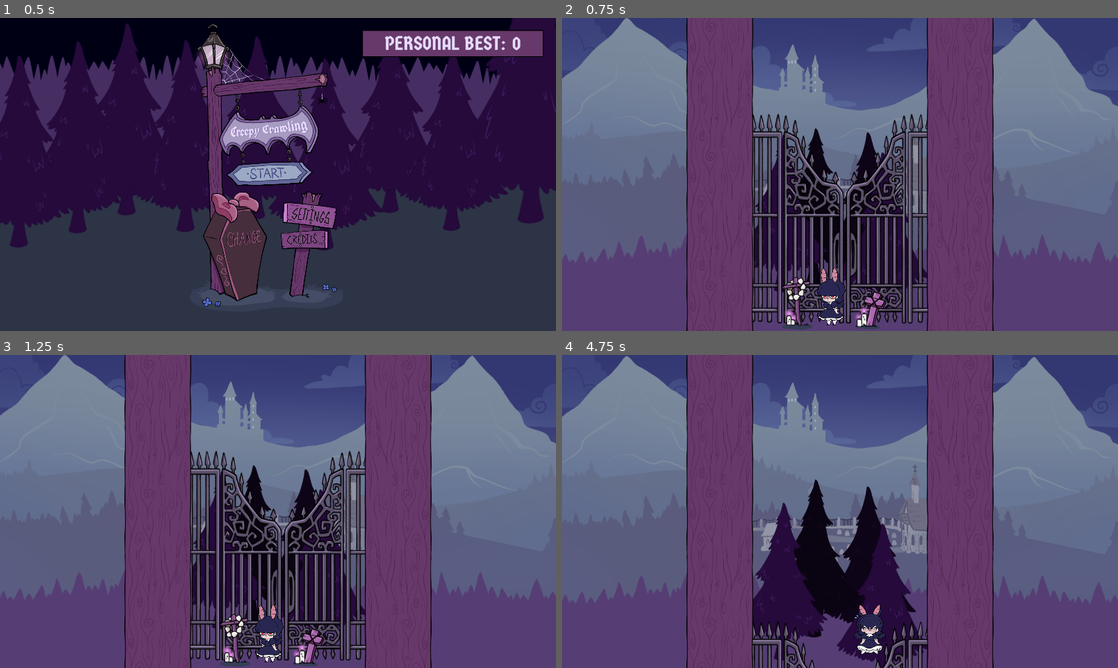
Above: before the commit, frames 1-4 (two rows, left to right).
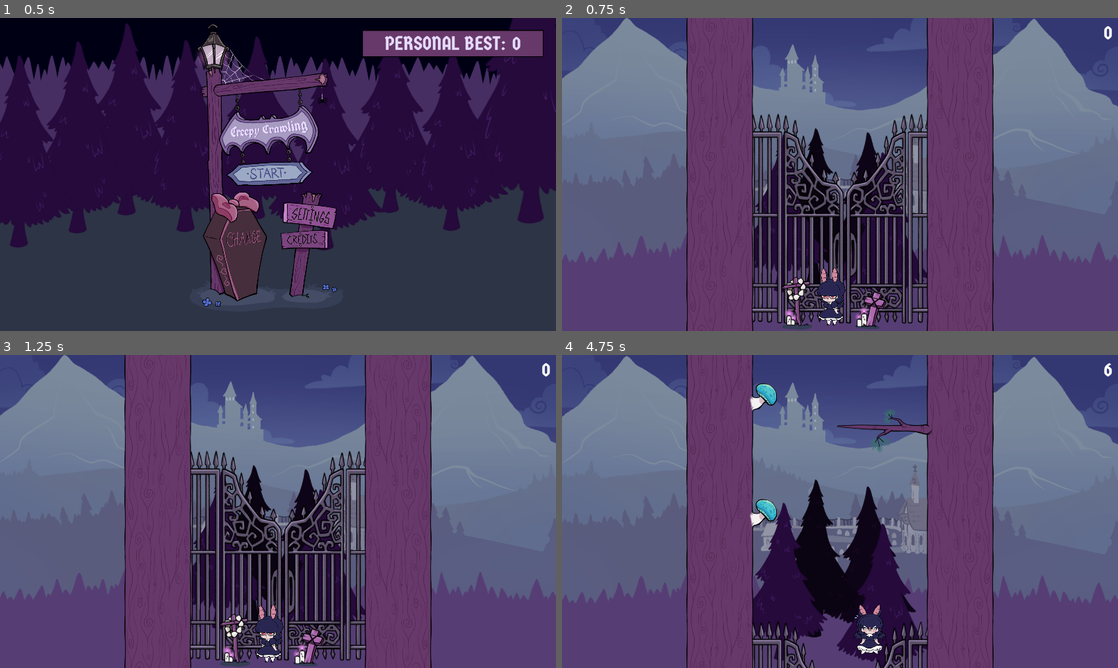
Above: after the commit, the same moments.

Repository: 100-Devs-1-Game/BabyBatClimber
Game: Godot game, scene res://menus/Title.tscn
Two runs of this game, one before a commit and one after it. Both use one fixed random seed, a clock stepped at 60 frames per second and the inputs below.
Inputs (mouse positions are in pixels of both pictures, inside the frame that each line leads up to):
- Up to frame 1 (0.5 s): no input
- Up to frame 2 (0.75 s): click (828, 174) at 0.5 s
- Up to frame 3 (1.25 s): no input
- Up to frame 4 (4.75 s): tap Enter at 1.25 s; move the mouse to (962, 495) at 1.27 s; hold D (right) 1.28-2.03 s; hold W (climb) 1.28-2.03 s; tap Space (jump) at 1.52, 2.27, 3.77, 4.52 s; move the mouse to (728, 527) at 2.02 s; hold A (left) 2.03-2.78 s; tap W (climb) at 2.1, 3.6 s; move the mouse to (895, 442) at 2.77 s; hold W (climb) 2.78-3.53 s; hold D (right) 2.78-4.28 s; move the mouse to (812, 574) at 3.52 s; move the mouse to (1006, 558) at 4.27 s; hold A (left) from 4.28 s (still down); hold W (climb) from 4.28 s (still down)

Frame 1 is identical in both runs. In frame 2, less than 0.1% of the frame differs, in the area x 97-99%, y 2-7%; in frame 3, less than 0.1%; in frame 4, 1.9%, in the area x 22-99%, y 0-100%.
Error before the commit: Invalid assignment of property or key 'text' with value of type 'String' on a base object of type 'null instance'. (res://level/level.gd:32)

Commit message:
Update level

Diff:
--- a/src/level/level.gd
+++ b/src/level/level.gd
@@ -3,6 +3,7 @@
 
 @export var width: float = 500.0
 @export var level_side_shader: ShaderMaterial
+@export var title_scene: PackedScene
 
 @onready var player: Player = $Player
 @onready var objects_node: Node2D = $Objects
@@ -26,7 +27,7 @@
 	delta_height= player.delta_height
 	height+= delta_height
 
-	var score: int= max(0, -height / 100)
+	var score: int= max(0, height / 100)
 	if score > Global.highscore:
 		Global.highscore= score
 	%Score.text= str(score)
@@ -35,6 +36,12 @@
 		obj.position.y+= delta_height
 
 	level_side_shader.set_shader_parameter("height", -height / 1468.0)
+
+
+func _input(event: InputEvent) -> void:
+	if event is InputEventKey and event.is_pressed():
+		if event.keycode == KEY_ESCAPE:
+			get_tree().change_scene_to_packed(title_scene)
 
 
 func add_level_object(definition: LevelObjectDefinition, y: float, right: bool= true):
--- a/src/level/level.tscn
+++ b/src/level/level.tscn
@@ -1,9 +1,10 @@
-[gd_scene load_steps=26 format=3 uid="uid://b603tnllthddv"]
+[gd_scene load_steps=29 format=3 uid="uid://b603tnllthddv"]
 
 [ext_resource type="Script" uid="uid://cev76inr16fwj" path="res://level/level.gd" id="1_u52ul"]
 [ext_resource type="Material" uid="uid://bbuvkw80wegb5" path="res://shader/level_side_shader_material.tres" id="2_8cye3"]
 [ext_resource type="Texture2D" uid="uid://bhs8j3plku7g3" path="res://assets/art/fixed/level_side.png" id="2_i2t4f"]
 [ext_resource type="Script" uid="uid://s85m62atbddd" path="res://sandbox.gd" id="3_1ainy"]
+[ext_resource type="PackedScene" uid="uid://c44olbdouwv4i" path="res://menus/Title.tscn" id="3_h74y2"]
 [ext_resource type="PackedScene" uid="uid://bybibjaxh6r72" path="res://player.tscn" id="4_f2txt"]
 [ext_resource type="Script" uid="uid://daqa47b43br8a" path="res://level/level_generator.gd" id="4_m5ivw"]
 [ext_resource type="Script" uid="uid://11yiox5nhs5k" path="res://objects/level_object_definition.gd" id="5_sui6v"]
@@ -22,14 +23,20 @@
 [ext_resource type="Texture2D" uid="uid://c6fjh53wd845s" path="res://assets/art/background/floor.png" id="11_5pxul"]
 [ext_resource type="Texture2D" uid="uid://d2n8yb6svk1r1" path="res://assets/art/background/full_size/000.png" id="12_v4yay"]
 [ext_resource type="Texture2D" uid="uid://bide0f3i8oaqe" path="res://assets/art/background/full_size/001.png" id="13_xl7j7"]
+[ext_resource type="FontFile" uid="uid://coqsuny1nbohq" path="res://assets_external/font/Germania_One/GermaniaOne-Regular.ttf" id="15_7cdnq"]
 [ext_resource type="Texture2D" uid="uid://lkiol4j4jbpg" path="res://assets/art/background/full_size/002.png" id="15_o0wo3"]
 [ext_resource type="Texture2D" uid="uid://drbbjwbdfxeup" path="res://assets/art/background/full_size/003.png" id="16_kdsbj"]
 [ext_resource type="Texture2D" uid="uid://cydjyxrjvhhv5" path="res://assets/art/background/full_size/004.png" id="17_ml0fe"]
+
+[sub_resource type="LabelSettings" id="LabelSettings_lsj08"]
+font = ExtResource("15_7cdnq")
+font_size = 67
 
 [node name="Level" type="Node2D"]
 script = ExtResource("1_u52ul")
 width = 600.0
 level_side_shader = ExtResource("2_8cye3")
+title_scene = ExtResource("3_h74y2")
 
 [node name="Sandbox" type="Node" parent="."]
 script = ExtResource("3_1ainy")
@@ -76,6 +83,21 @@
 grow_horizontal = 2
 grow_vertical = 2
 color = Color(0, 0, 0, 0)
+
+[node name="Score" type="Label" parent="UI"]
+unique_name_in_owner = true
+custom_minimum_size = Vector2(100, 0)
+anchors_preset = -1
+anchor_left = 0.99
+anchor_top = 0.01
+anchor_right = 0.99
+anchor_bottom = 0.01
+offset_left = -40.0
+offset_bottom = 23.0
+grow_horizontal = 0
+text = "0"
+label_settings = SubResource("LabelSettings_lsj08")
+horizontal_alignment = 2
 
 [node name="Background" type="CanvasLayer" parent="."]
 layer = -1
